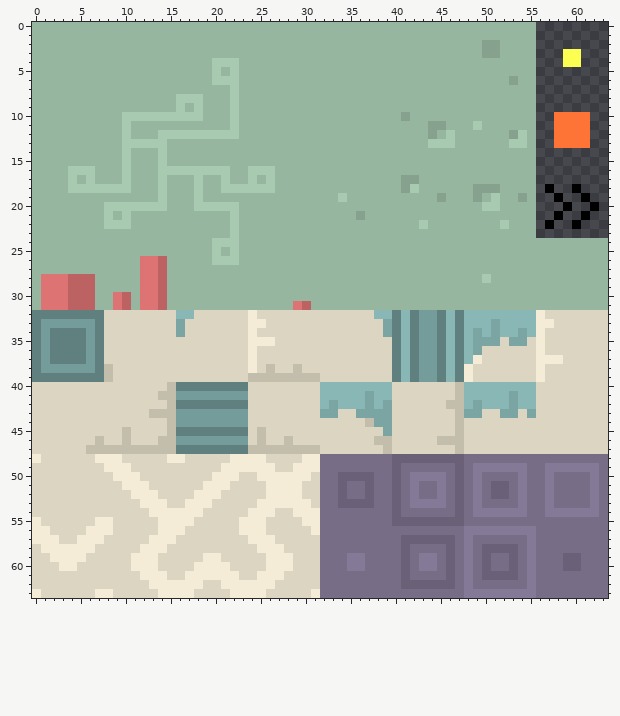
Pixel-art sprite -- platforms/android/app/src/main/assets/www/img/tiles.png. The first picture shows the starting point.
The file is 64x64 pixels.
The result:
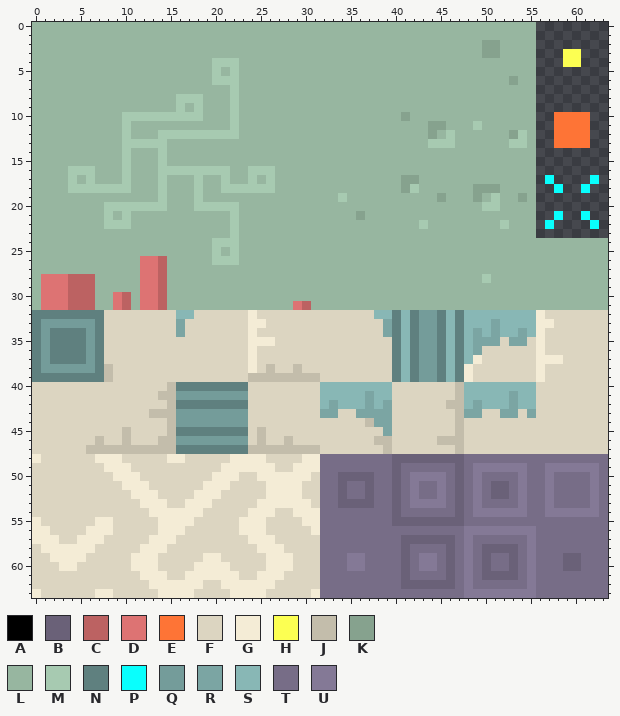
Palette (. is transparent): A #000000  B #6a6178  C #bc6262  D #dd7373  E #fe7436  F #dcd5c1  G #f4ecd6  H #fcff52  J #c3bdab  K #86a28e  L #97b6a0  M #a7cab1  N #5f807f  P #09fffd  Q #749c9a  R #7ba5a3  S #88b7b5  T #776d87  U #847996
What changed:
The edit adds colour P in row 17 at x 57 and 62; in row 18 at x 58 and 61; in row 22 at x 62.
Colour A gives way to colour P in row 21 at x 58 and 61; in row 22 at x 57.
The author cleared colour A in row 18 at x 57 and 60; in row 19 at x 58 and 61; in row 20 at x 59 and 62; in row 22 at x 60.
Where, in picture pixels (left, top, right, bottom), the same in both pictures:
changed: (545, 175, 599, 229)
